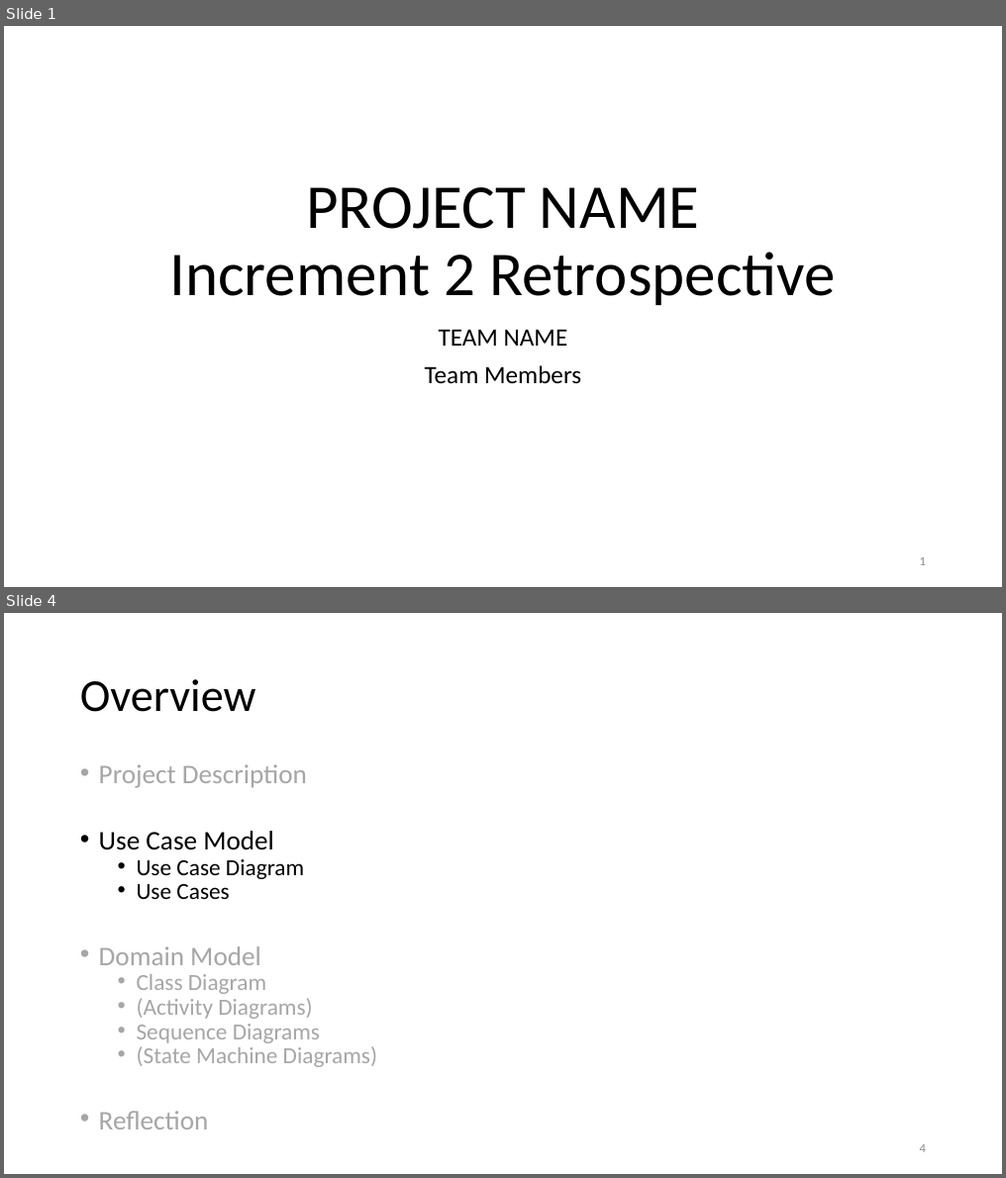
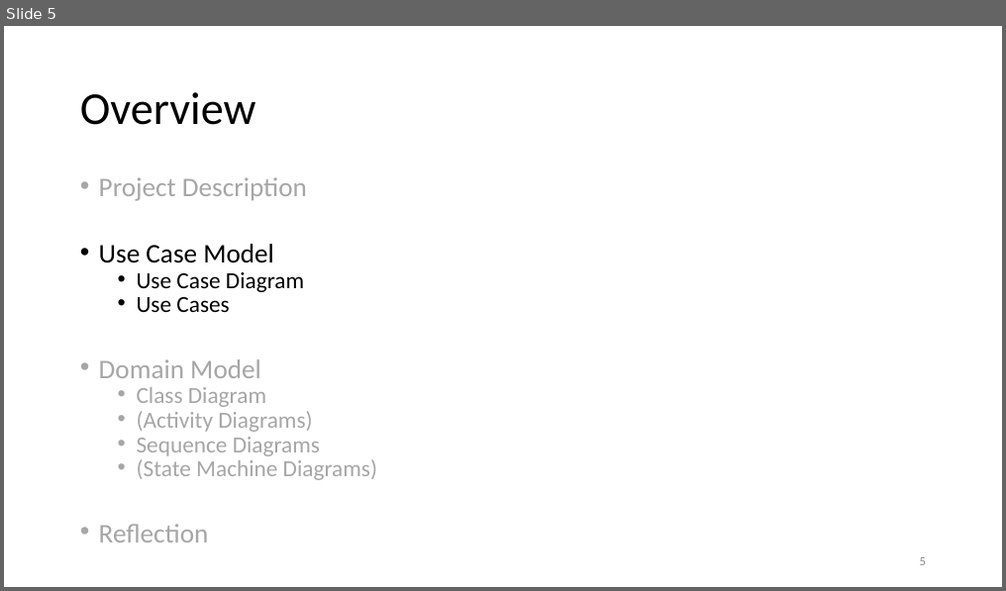
Before and after one commit to datduyng/networkflow.java, a slide deck: slides/increment02-use-case-analysis.pptx. Shown one above the other, each under a label of ours: slides 1 and 4 before the commit, slide 5 after it; the slides between them are not shown. The pictures are 1006x1178 and 1006x591 pixels, drawn with LibreOffice and Linux fonts; fonts in the diff are those of the drawing. Boxes give left, top, right and bottom in pixels: in the first picture for what was removed or moved away, otherwise in the second. Text is boxed around its words. In the diff, an @@ line names an element or a change of style, - is before the commit and + after.

```diff
--- a/slides/increment02-use-case-analysis.pptx
+++ b/slides/increment02-use-case-analysis.pptx
@@ slide 1 removed at (x1=4, y1=26, x2=1002, y2=587), background #FFFFFF @@
@@ title removed at (x1=169, y1=187, x2=836, y2=305) @@
-PROJECT NAME
-Increment 2 Retrospective
@@ subtitle removed at (x1=425, y1=329, x2=581, y2=384) @@
-TEAM NAME
-Team Members
@@ page number removed at (x1=920, y1=558, x2=926, y2=566) @@
-1
@@ what was slide 4 is now slide 5 @@
@@ page number at (x1=920, y1=558, x2=926, y2=566): text changed @@
-4
+5
```
Also in this commit, not shown: 5 slides changed, 6 slides added, 2 other slides removed, 2 other files.
